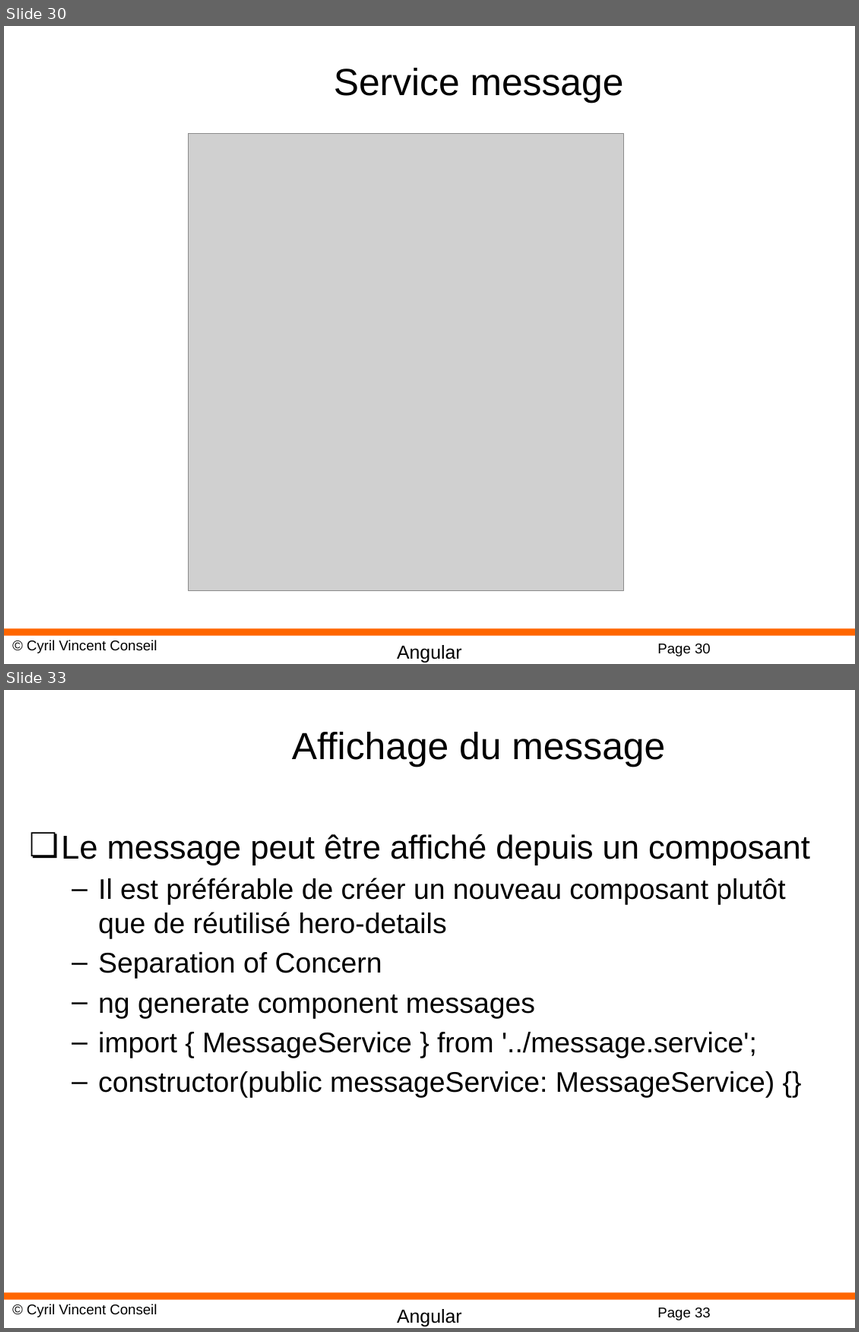
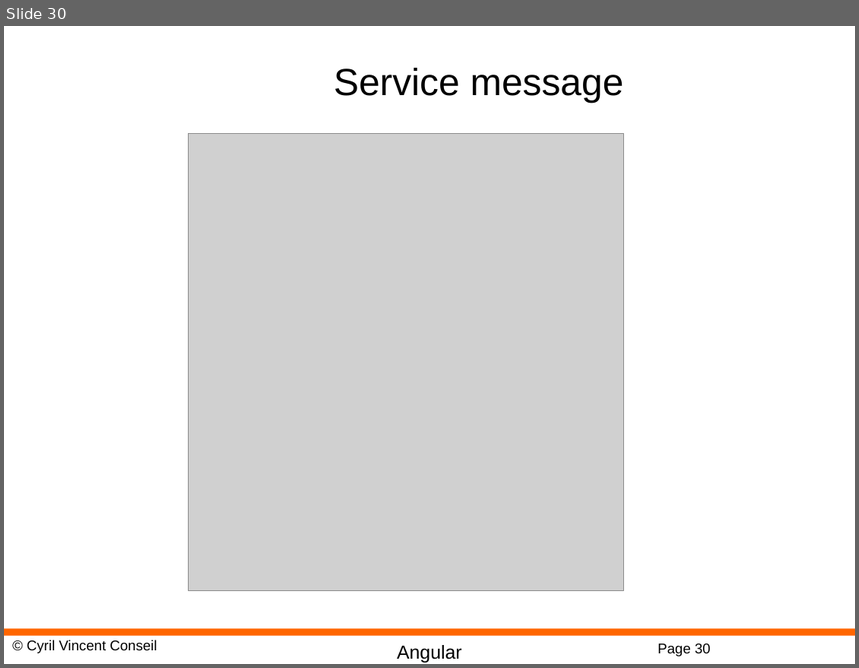
Before and after one commit to cyrilvincent/angular, a slide deck: PPT/Angular14-RXJS.pptx. Shown one above the other, each under a label of ours: slides 30 and 33 before the commit, slide 30 after it; the slides between them are not shown. The pictures are 859x1332 and 859x668 pixels, drawn with LibreOffice and Linux fonts; fonts in the diff are those of the drawing; grey boxes stand for pictures; background and template pictures are left out. Boxes give left, top, right and bottom in pixels: in the first picture for what was removed or moved away, otherwise in the second. Text is boxed around its words. In the diff, an @@ line names an element or a change of style, - is before the commit and + after.

```diff
--- a/PPT/Angular14-RXJS.pptx
+++ b/PPT/Angular14-RXJS.pptx
@@ slide 33 removed at (4, 690, 855, 1328), background #FFFFFF; not listed: 4 template elements that a slide beside it also shows @@
@@ title removed at (292, 732, 665, 767) @@
-Affichage du message
@@ text removed at (61, 834, 810, 1098) @@
-❏ Le message peut être affiché depuis un composant
-  – Il est préférable de créer un nouveau composant plutôt que de réutilisé hero-details
-  – Separation of Concern
-  – ng generate component messages
-  – import { MessageService } from '../message.service';
-  – constructor(public messageService: MessageService) {}
```
Also in this commit, not shown: 3 slides changed, 1 other slide removed, 33 other files.
